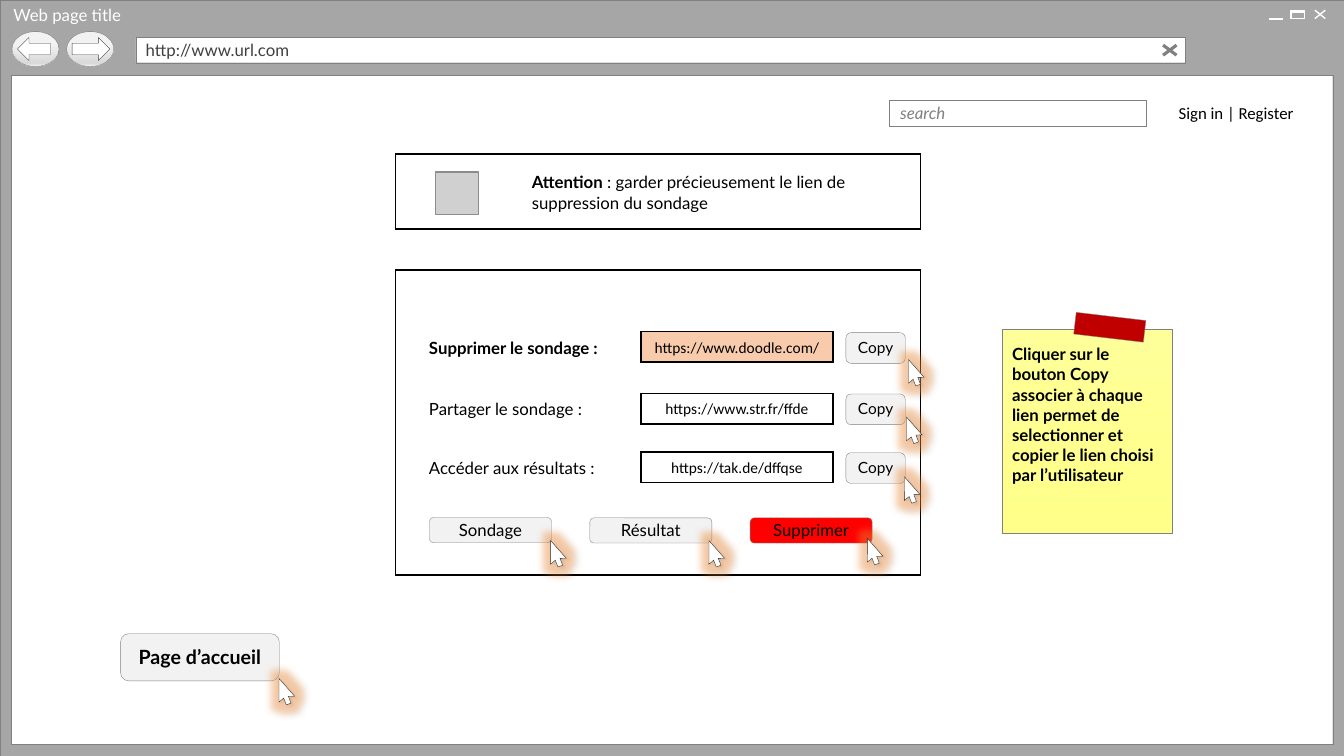
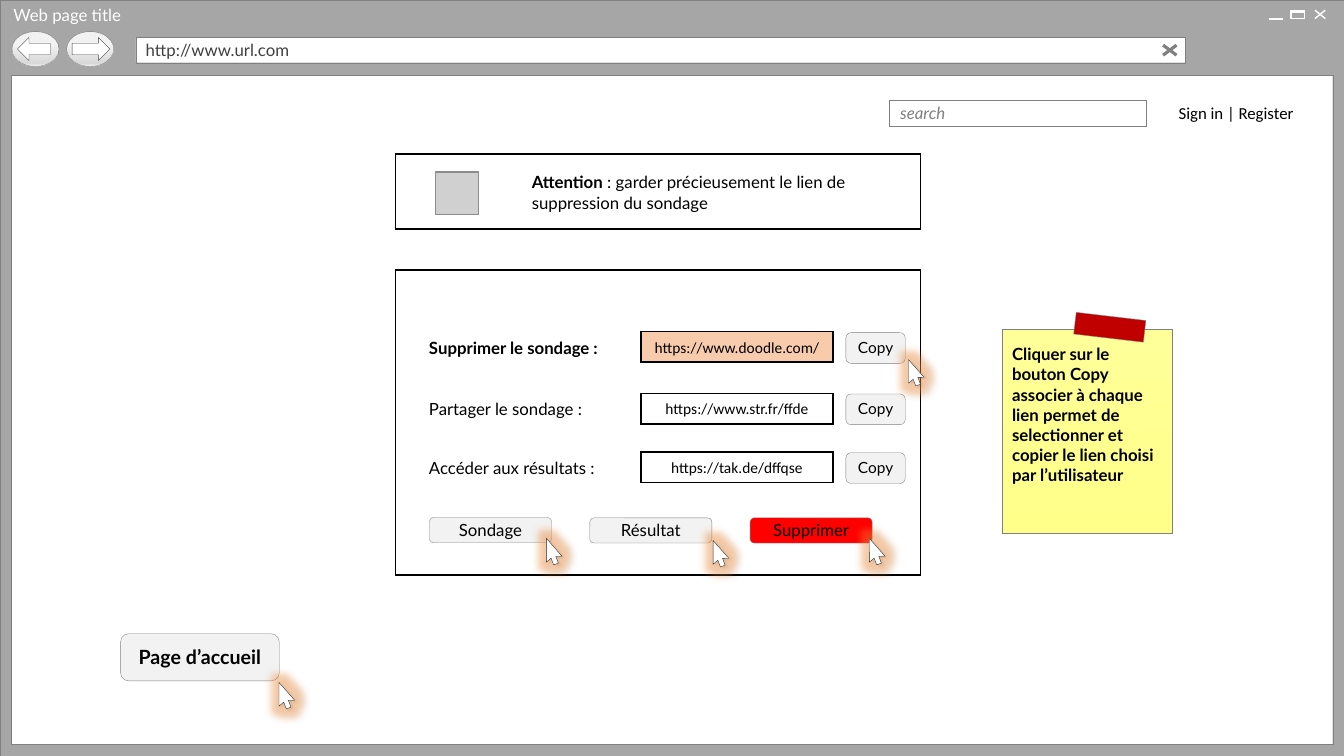
Before and after one commit to Holyz1988/PROJET1-ASP.NET, a slide deck: slide 14 of Page d’acceuil.pptx. Drawn at 1344x756 pixels with LibreOffice and Linux fonts; fonts in the diff are those of the drawing; grey boxes stand for pictures; background and template pictures are left out. Boxes give left, top, right and bottom in pixels: in the first picture for what was removed or moved away, otherwise in the second. Text is boxed around its words. In the diff, an @@ line names an element or a change of style, - is before the commit and + after.

```diff
--- a/Page d’acceuil.pptx
+++ b/Page d’acceuil.pptx
@@ freeform shape removed at (899,414,925,446) @@
@@ freeform shape removed at (897,474,923,505) @@
@@ freeform shape: place and size @@
-freeform shape at (543,537,569,569)
+freeform shape at (539,535,565,567)
@@ freeform shape: place and size @@
-freeform shape at (702,537,727,569)
+freeform shape at (706,537,731,569)
@@ freeform shape at (862,535,887,567): outline redrawn @@
@@ freeform shape: place and size @@
-freeform shape at (271,675,297,707)
+freeform shape at (271,679,297,711)
```
Also in this commit, not shown: 28 other slides changed, 1 slide added.
